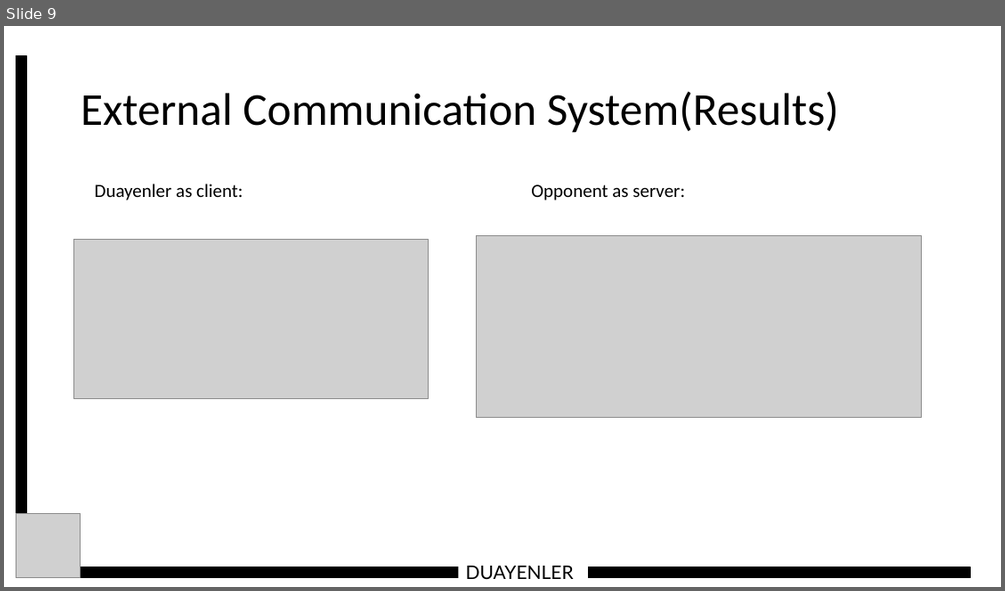
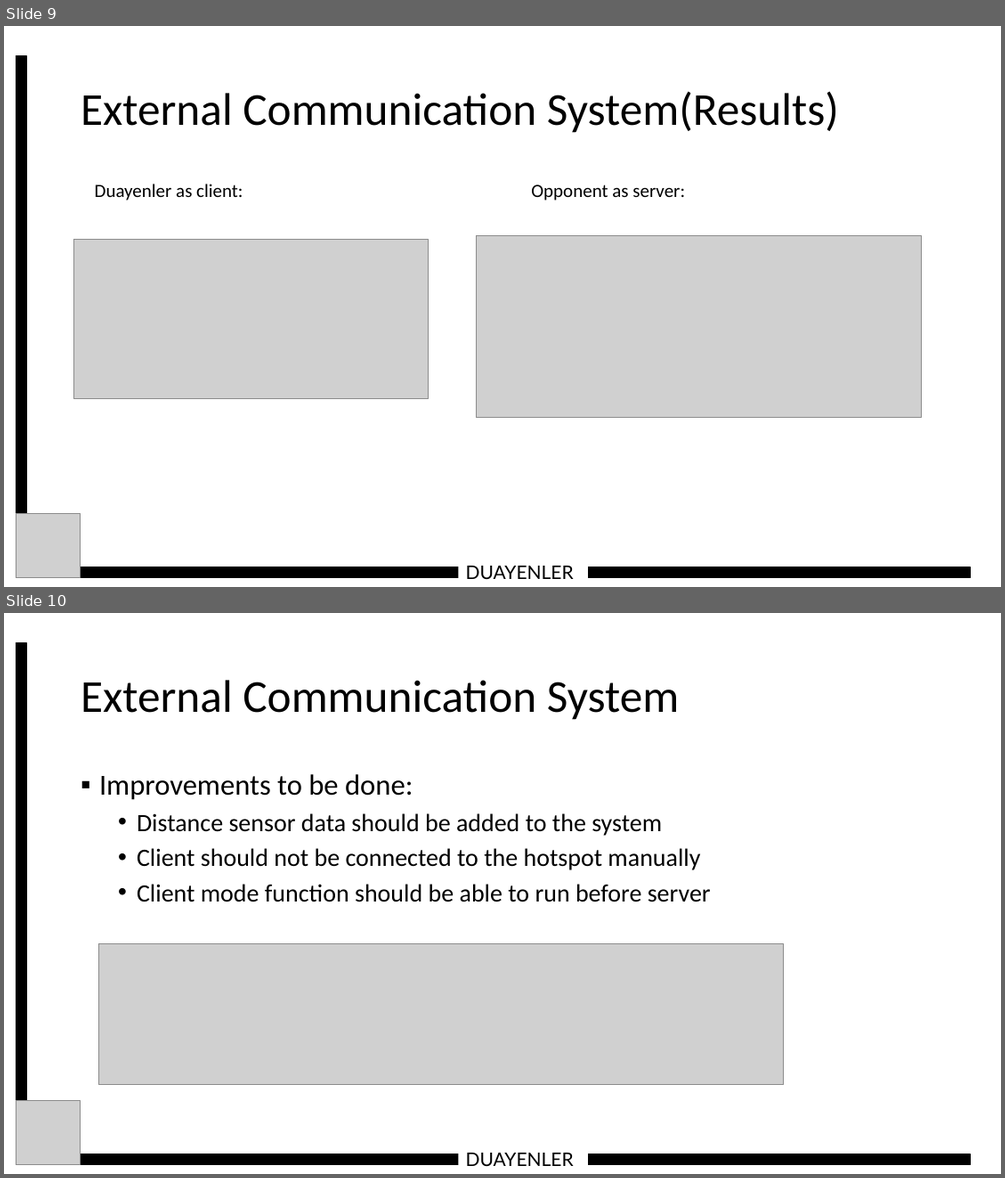
Before and after one commit to temurtas/Capstone_Duayenler, a slide deck: reports/conceptual_presentation/Duayenler_Conceptual_Presentation_Ilker.pptx. Shown one above the other, each under a label of ours: slide 9 before the commit, slides 9 and 10 after it. The pictures are 1005x591 and 1005x1178 pixels, drawn with LibreOffice and Linux fonts; fonts in the diff are those of the drawing; grey boxes stand for pictures. Boxes give left, top, right and bottom in pixels: in the first picture for what was removed or moved away, otherwise in the second. Text is boxed around its words. In the diff, an @@ line names an element or a change of style, - is before the commit and + after.

```diff
--- a/reports/conceptual_presentation/Duayenler_Conceptual_Presentation_Ilker.pptx
+++ b/reports/conceptual_presentation/Duayenler_Conceptual_Presentation_Ilker.pptx
@@ slide 10 added at (4, 613, 1001, 1174), background #FFFFFF @@
@@ rectangle added at (16, 643, 25, 1135), fill #000000, outline #000000 1 pt @@
@@ title added at (81, 680, 679, 720), 44 pt, text #000000 @@
+External Communication System
@@ text added at (99, 774, 711, 902), 24 pt, text #000000 @@
+▪ Improvements to be done:
+  • Distance sensor data should be added to the system
+  • Client should not be connected to the hotspot manually
+  • Client mode function should be able to run before server
@@ picture added at (98, 943, 783, 1084) @@
@@ picture added at (16, 1101, 81, 1165) @@
@@ rectangle added at (45, 1154, 971, 1164), fill #000000, outline #000000 1 pt @@
@@ text added at (466, 1152, 574, 1166), 18 pt, text #000000 @@
+DUAYENLER
```
Also in this commit, not shown: 1 other slide added, 1 slide removed.
